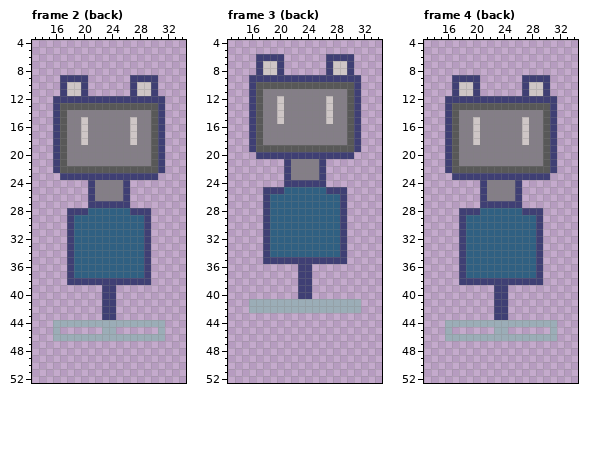
Two states of a pixel-art file, Assets/player.ase. Above is the file before it was changed.
48x64 pixels, 7 frames. Shown: frame 2 (back): x 13..34, y 4..52; frame 3 (back): x 13..34, y 4..52; frame 4 (back): x 13..34, y 4..52. The commit also changed other frames, which this record leaves out.
Once edited:
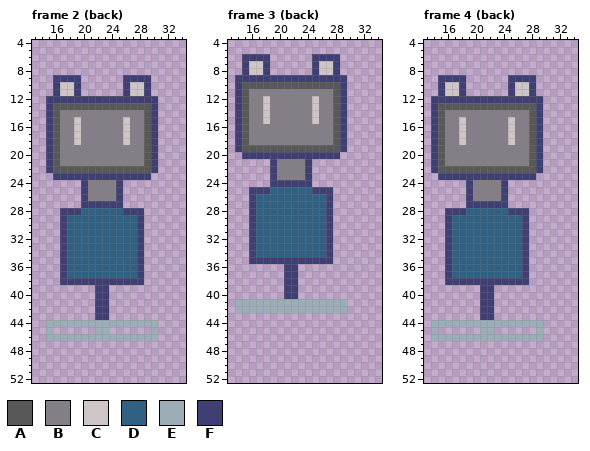
Palette (. is transparent): A #585858  B #847e87  C #cec6c6  D #306082  E #9badb7  F #3f3f74
Diff:
Changed rows in their new state; - is an unchanged pixel.
Frame 2 (back):
first column x 15:
 9 -F---.-----F---.-
10 -FC-F.-----FC-F.-
11 -FC-F.-----FC-F.-
12 F---------------.
13 FA-------------F.
14 FAB-----------AF.
15 FAB-CB-----CB-AF.
16 FAB-CB-----CB-AF.
17 FAB-CB-----CB-AF.
18 FAB-CB-----CB-AF.
19 FAB-----------AF.
20 FAB-----------AF.
21 FAB-----------AF.
22 FA-------------F.
23 -F-------------.-
24 -----FB---F.-----
25 -----FB---F.-----
26 -----FB---F.-----
27 -----F-----.-----
28 --F--D-----F--.--
29 --FD---------F.--
30 --FD---------F.--
31 --FD---------F.--
32 --FD---------F.--
33 --FD---------F.--
34 --FD---------F.--
35 --FD---------F.--
36 --FD---------F.--
37 --FD---------F.--
38 --F-----------.--
39 -------F-.-------
40 -------F-.-------
41 -------F-.-------
42 -------F-.-------
43 -------F-.-------
44 E---------------.
45 E.-----E-.-----E.
46 E---------------.
Frame 3 (back):
first column x 14:
 6 -FF--..----FF--..-
 7 -FCCF..----FCCF..-
 8 -FCCF..----FCCF..-
 9 FF--------------..
10 FAA------------F..
11 FABB----------AF..
12 FABBC-B----C-BAF..
13 FABBC-B----C-BAF..
14 FABBC-B----C-BAF..
15 FABBC-B----C-BAF..
16 FABB----------AF..
17 FABB----------AF..
18 FABB----------AF..
19 FAA------------F..
20 -FF------------..-
21 -----FBB--F..-----
22 -----FBB--F..-----
23 -----FBB--F..-----
24 -----FF----..-----
25 --FF-DD----FF-..--
26 --FDD--------F..--
27 --FDD--------F..--
28 --FDD--------F..--
29 --FDD--------F..--
30 --FDD--------F..--
31 --FDD--------F..--
32 --FDD--------F..--
33 --FDD--------F..--
34 --FDD--------F..--
35 --FF----------..--
36 -------FF..-------
37 -------FF..-------
38 -------FF..-------
39 -------FF..-------
40 -------FF..-------
41 EE--------------..
42 EE--------------..
Frame 4 (back):
first column x 14:
 9 -FF--..----FF--..-
10 -FCCF..----FCCF..-
11 -FCCF..----FCCF..-
12 FF--------------..
13 FAA------------F..
14 FABB----------AF..
15 FABBC-B----C-BAF..
16 FABBC-B----C-BAF..
17 FABBC-B----C-BAF..
18 FABBC-B----C-BAF..
19 FABB----------AF..
20 FABB----------AF..
21 FABB----------AF..
22 FAA------------F..
23 -FF------------..-
24 -----FBB--F..-----
25 -----FBB--F..-----
26 -----FBB--F..-----
27 -----FF----..-----
28 --FF-DD----FF-..--
29 --FDD--------F..--
30 --FDD--------F..--
31 --FDD--------F..--
32 --FDD--------F..--
33 --FDD--------F..--
34 --FDD--------F..--
35 --FDD--------F..--
36 --FDD--------F..--
37 --FDD--------F..--
38 --FF----------..--
39 -------FF..-------
40 -------FF..-------
41 -------FF..-------
42 -------FF..-------
43 -------FF..-------
44 EE--------------..
45 E-.----EE..----E-.
46 EE--------------..
